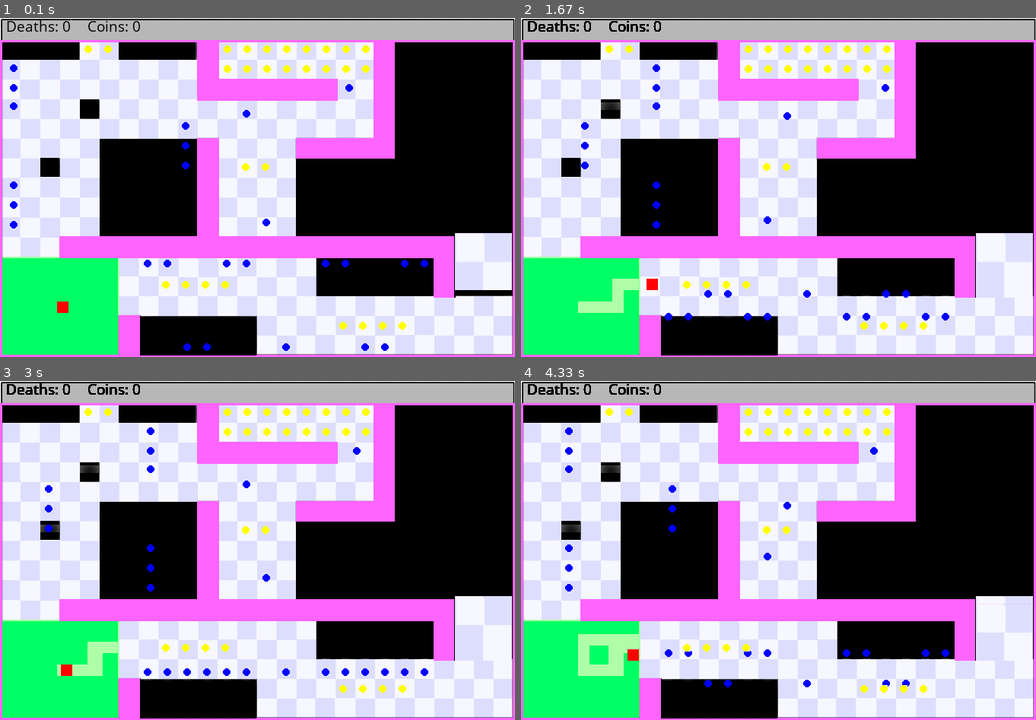
Above: before the commit, frames 1-4 (two rows, left to right).
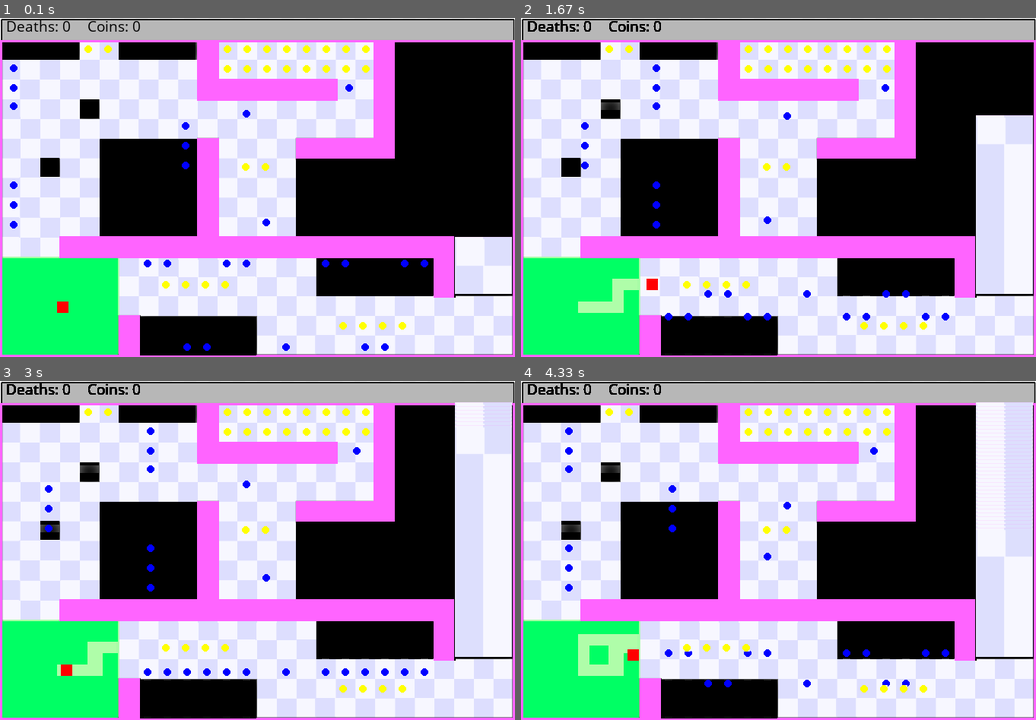
Above: after the commit, the same moments.

Repository: amangla20/CS550
Game: pygame game, started from WorldsHardestGame/worldshardest.py
The game is run twice, just before and just after one commit, with the same random seed, the same clock (stepped at 60 frames per second) and the same inputs.
Inputs (mouse positions are in pixels of both pictures, inside the frame that each line leads up to):
- Up to frame 1 (0.1 s): no input
- Up to frame 2 (1.67 s): hold Right 0.33-0.8 s; move the mouse to (757, 201) at 0.37 s; hold Up 0.83-1.13 s; hold Right 1.17-1.63 s
- Up to frame 3 (3 s): hold Left 1.67-2.2 s; hold Down 2.23-2.53 s; hold Left 2.57-2.97 s
- Up to frame 4 (4.33 s): hold Up 3-3.37 s; hold Right 3.4-4.03 s; hold Down from 4.07 s (still down)

The runs differ from the first frame. In frame 1, 0.3% of the frame differs, in the area x 88-100%, y 63-82%; in frame 2, 4.8%; in frame 3, 7.3%; in frame 4, 7.5%, in the area x 88-100%, y 6-83%.

Commit message:
blitting not working

Diff:
--- a/WorldsHardestGame/balls.csv
+++ b/WorldsHardestGame/balls.csv
@@ -51,4 +51,4 @@
 477,405,0,0,0,3,255,255,0
 503,405,0,0,0,3,255,255,0
 529,405,0,0,0,3,255,255,0
-598,288,32,286,5,4,255,255,255
+598,288,32,290,-5,4,255,255,255
--- a/WorldsHardestGame/init_balls.py
+++ b/WorldsHardestGame/init_balls.py
@@ -39,14 +39,15 @@
 		elif self.kind == 2 or self.kind == 3 or self.kind == 5:
 			self.oscillate_horizontal()
 		elif self.kind == 4:
-			# self.oscillate_vertical()
-			if self.posy >= self.lowerlim:
-				self.speed = -1 * self.speed
-			if self.posy <= self.upperlim:
-				self.speed = -1 * self.speed
-			self.rect = self.image.get_rect()
-			self.rect = self.rect.move(self.posx, self.posy + self.speed)
-			return self.rect
+			self.oscillate_vertical()
+			# if self.posy >= self.lowerlim:
+			# 	self.speed = -1 * self.speed
+			# if self.posy <= self.upperlim:
+			# 	self.speed = -1 * self.speed
+			# self.rect = self.image.get_rect()
+			# self.rect = self.rect.move(self.posx, self.posy + self.speed)
+			# self.surface.blit(self.image, self.rect)
+			# # return self.rect
 
 	def oscillate_vertical(self):
 			if self.posy >= self.lowerlim:
--- a/WorldsHardestGame/worldshardest.py
+++ b/WorldsHardestGame/worldshardest.py
@@ -171,14 +171,18 @@
 		if ball.kind >= 4:
 			print(ball.posx, " moving block x")
 			print(ball.posy, "moving block y")
+			surface.blit(ball.image, (ball.posx, ball.posy))
+			ball.oscillate_direction()
+			# surface.blit(ball.image, ball.oscillate_direction())
 			# surface.blit(ball.image, (ball.posx, ball.posy))
-			surface.blit(ball.image, ball.oscillate_direction())
-			#surface.blit(ball.image, (ball.posx, ball.posy))
 
 
 	for event in pygame.event.get():
 		if event.type == pygame.QUIT:
 			done = True
+		elif event.type == pygame.KEYDOWN:
+			if event.key == pygame.K_q:
+				done = True
 	keys = pygame.key.get_pressed()
 	if keys[pygame.K_LEFT]:
 		#if player.rect.x > 0:
